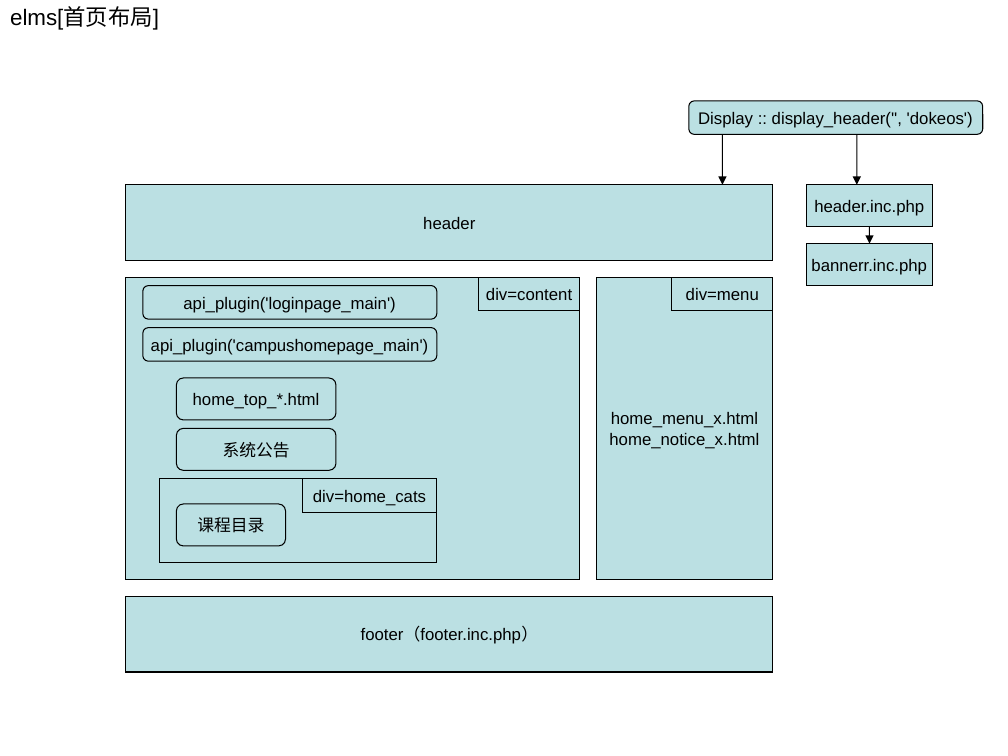
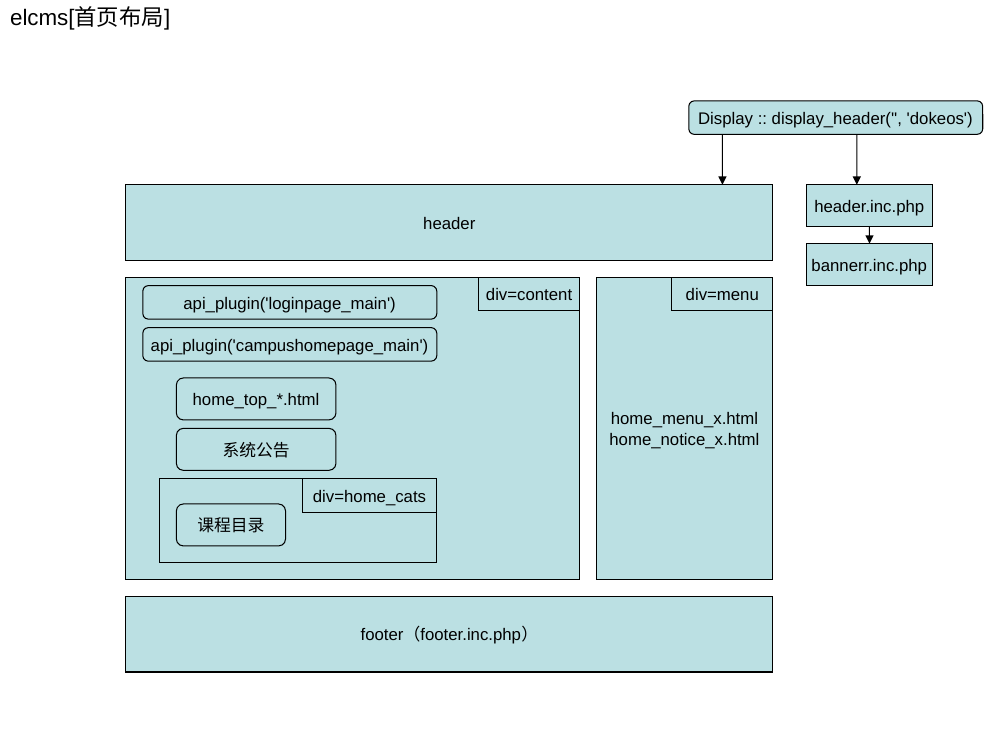
Before and after one commit to huhongjun/mydokeos, a slide deck: slide 12 of docu/Dokeos-lcms.ppt. Drawn at 1008x756 pixels with LibreOffice and Linux fonts; fonts in the diff are those of the drawing. Boxes give left, top, right and bottom in pixels: in the first picture for what was removed or moved away, otherwise in the second. Text is boxed around its words. In the diff, an @@ line names an element or a change of style, - is before the commit and + after.

```diff
--- a/docu/Dokeos-lcms.ppt
+++ b/docu/Dokeos-lcms.ppt
@@ title at (x1=10, y1=7, x2=170, y2=30): text changed @@
-elms[首页布局]
+elcms[首页布局]
```
Also in this commit, not shown: 6 slides added, 1 other file.
